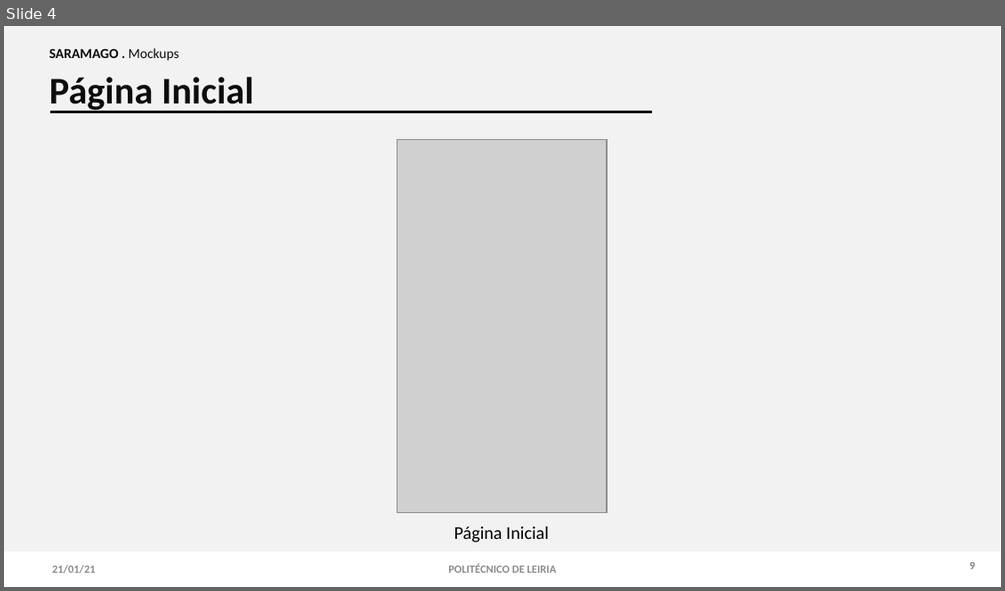
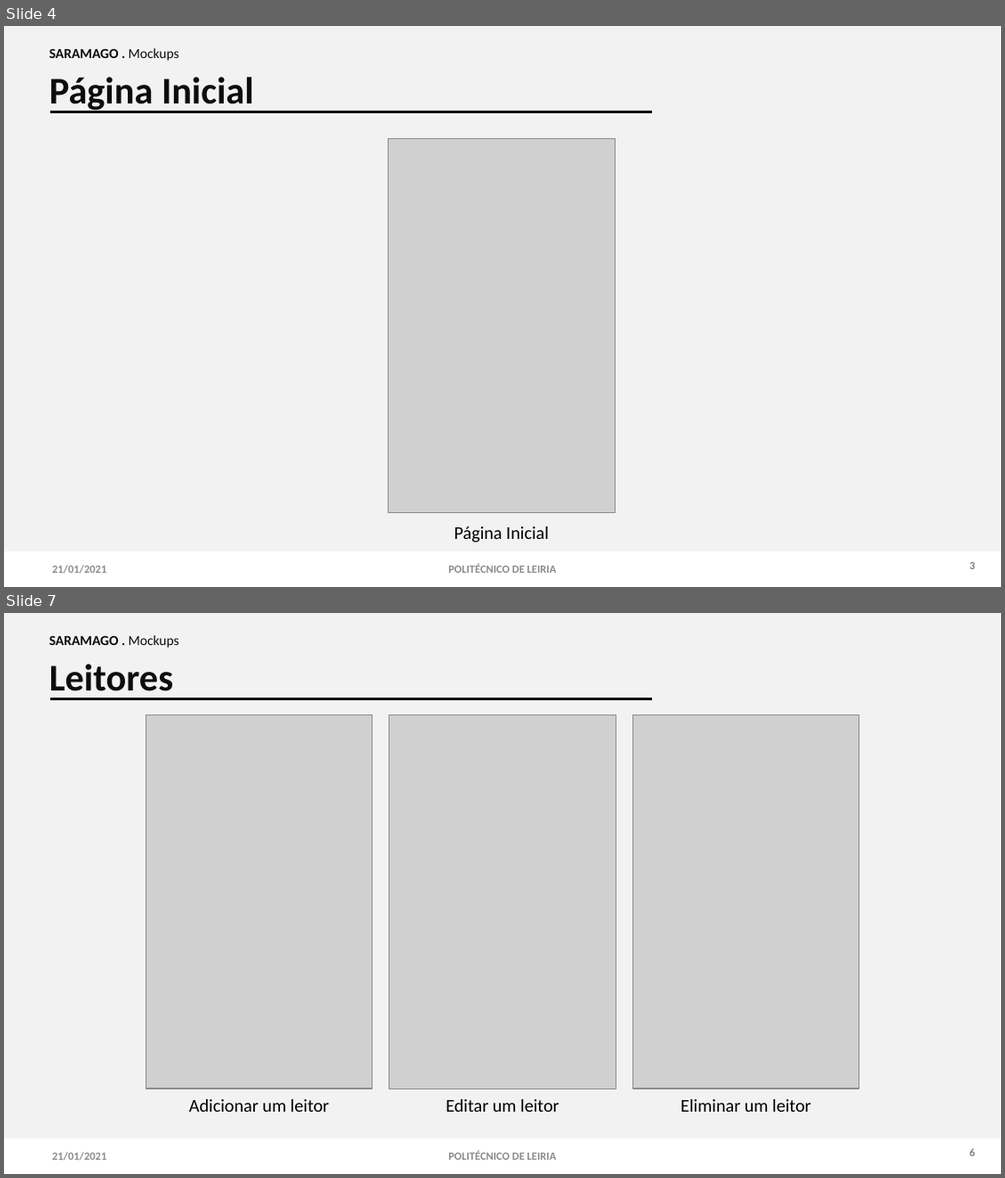
Before and after one commit to 2180622/IPL_PSI_ProjetoFinal_SARAMAGO, a slide deck: Documentacao/Android/IPL_AMSI_Relatorio.pptx. Shown one above the other, each under a label of ours: slide 4 before the commit, slides 4 and 7 after it; the slides between them are not shown. The pictures are 1005x591 and 1005x1178 pixels, drawn with LibreOffice and Linux fonts; fonts in the diff are those of the drawing; grey boxes stand for pictures. Boxes give left, top, right and bottom in pixels: in the first picture for what was removed or moved away, otherwise in the second. Text is boxed around its words. In the diff, an @@ line names an element or a change of style, - is before the commit and + after.

```diff
--- a/Documentacao/Android/IPL_AMSI_Relatorio.pptx
+++ b/Documentacao/Android/IPL_AMSI_Relatorio.pptx
@@ slide 7 added at bbox=[4, 613, 1001, 1174], background #FFFFFF @@
@@ rectangle added at bbox=[4, 613, 1000, 1137], fill #F2F2F2 @@
@@ text added at bbox=[49, 635, 179, 648], 10 pt, text #0D0D0D, bold @@
+SARAMAGO . Mockups
@@ text added at bbox=[49, 664, 173, 700], 27.2 pt, text #0D0D0D, bold @@
+Leitores
@@ line added from (51, 698) to (652, 698), #0D0D0D 2.25 pt @@
@@ picture added at bbox=[146, 714, 372, 1088] @@
@@ picture added at bbox=[388, 714, 615, 1088] @@
@@ picture added at bbox=[632, 714, 858, 1088] @@
@@ text added at bbox=[189, 1099, 330, 1111], 13 pt, text #000000 @@
+Adicionar um leitor
@@ text added at bbox=[445, 1099, 559, 1111], 13 pt, text #000000 @@
+Editar um leitor
@@ text added at bbox=[680, 1099, 811, 1111], 13 pt, text #000000 @@
+Eliminar um leitor
@@ text added at bbox=[52, 1151, 106, 1159], 8 pt, text #8C8C8C, bold @@
+21/01/2021
@@ text added at bbox=[448, 1151, 557, 1159], 8 pt, text #8C8C8C, bold @@
+POLITÉCNICO DE LEIRIA
@@ text added at bbox=[970, 1148, 975, 1156], 8 pt, text #808080, bold @@
+6
@@ slide 4 changed as well @@
@@ picture: place and size @@
-picture at bbox=[396, 140, 607, 514]
+picture at bbox=[388, 139, 615, 513]
@@ text at bbox=[52, 564, 106, 572]: text changed @@
-21/01/21
+21/01/2021
```
Also in this commit, not shown: 9 other slides changed, 1 other slide added, 3 other files.
